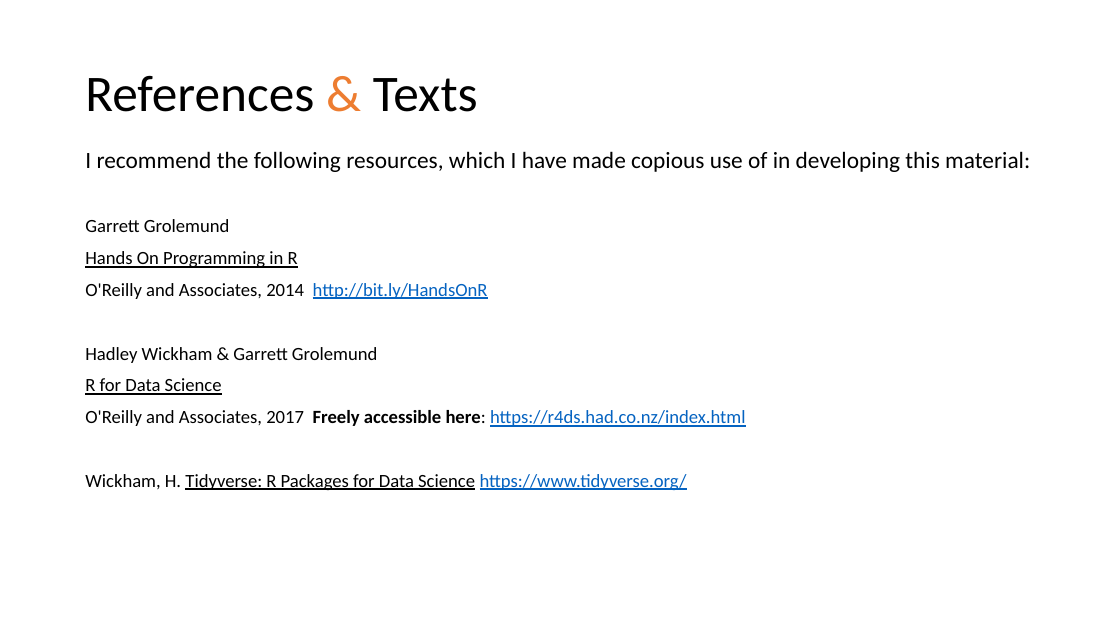
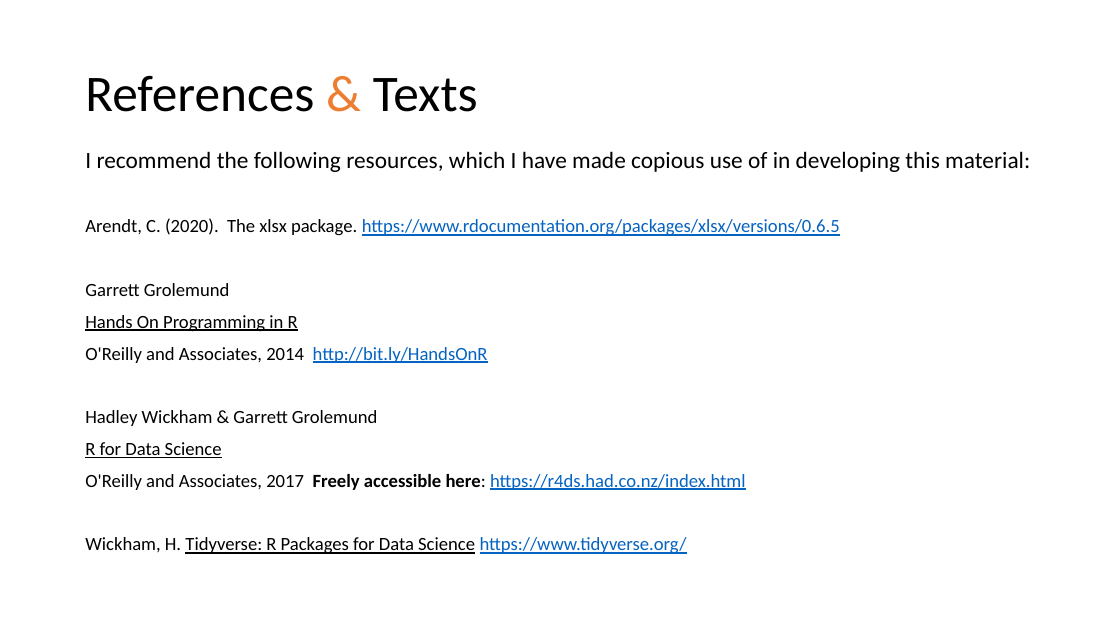
Before and after one commit to krashr-ds/R-cs-course, a slide deck: slide 2 of Lesson 6 - Reading and Wrangling Data with Tidyverse.pptx. Drawn at 1120x630 pixels with LibreOffice and Linux fonts; fonts in the diff are those of the drawing. Boxes give left, top, right and bottom in pixels: in the first picture for what was removed or moved away, otherwise in the second. Text is boxed around its words. In the diff, an @@ line names an element or a change of style, - is before the commit and + after.

```diff
--- a/Lesson 6 - Reading and Wrangling Data with Tidyverse.pptx
+++ b/Lesson 6 - Reading and Wrangling Data with Tidyverse.pptx
@@ text at (x1=85, y1=218, x2=840, y2=236): paragraph added @@
+Arendt, C. (2020). The xlsx package. https://www.rdocumentation.org/packages/xlsx/versions/0.6.5
```
Also in this commit, not shown: 5 other slides changed, 20 slides added, 19 slides removed, 49 other files.
